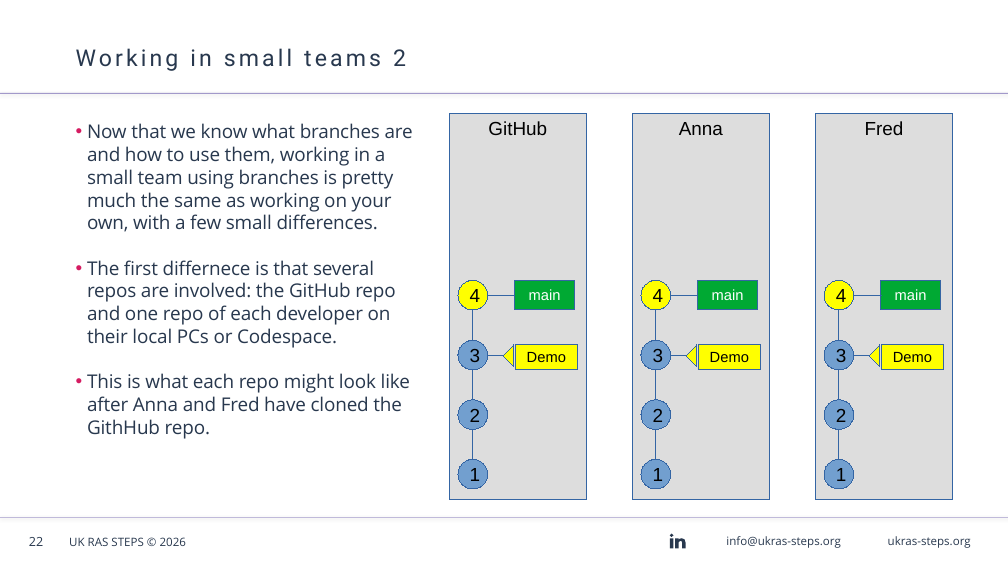
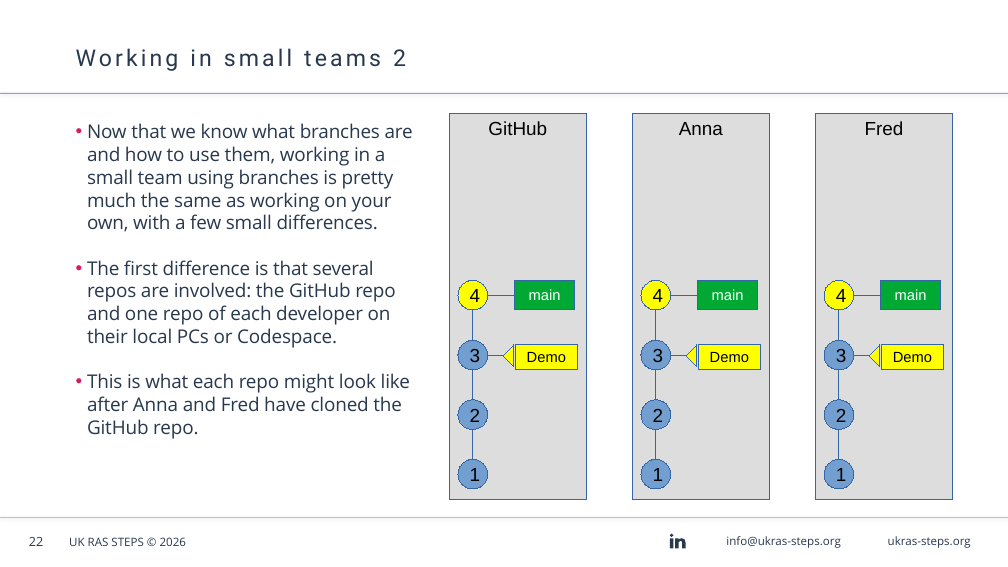
Before and after one commit to AndyBlightLeeds/git-github-workshop, a slide deck: slide 22 of presentation/Git & GitHub Workshop - Windows.odp. Drawn at 1008x567 pixels with LibreOffice and Linux fonts; fonts in the diff are those of the drawing; background and template pictures are left out. Boxes give left, top, right and bottom in pixels: in the first picture for what was removed or moved away, otherwise in the second. Text is boxed around its words. In the diff, an @@ line names an element or a change of style, - is before the commit and + after.

```diff
--- a/presentation/Git & GitHub Workshop - Windows.odp
+++ b/presentation/Git & GitHub Workshop - Windows.odp
@@ text at (x1=87, y1=260, x2=410, y2=439): text changed @@
-• The first differnece is that several repos are involved: the GitHub repo and one repo of each developer on their local PCs or Codespace.
-• This is what each repo might look like after Anna and Fred have cloned the GithHub repo.
+• The first difference is that several repos are involved: the GitHub repo and one repo of each developer on their local PCs or Codespace.
+• This is what each repo might look like after Anna and Fred have cloned the GitHub repo.
```
Also in this commit, not shown: 3 other slides changed, 2 slides added, 1 other file.
